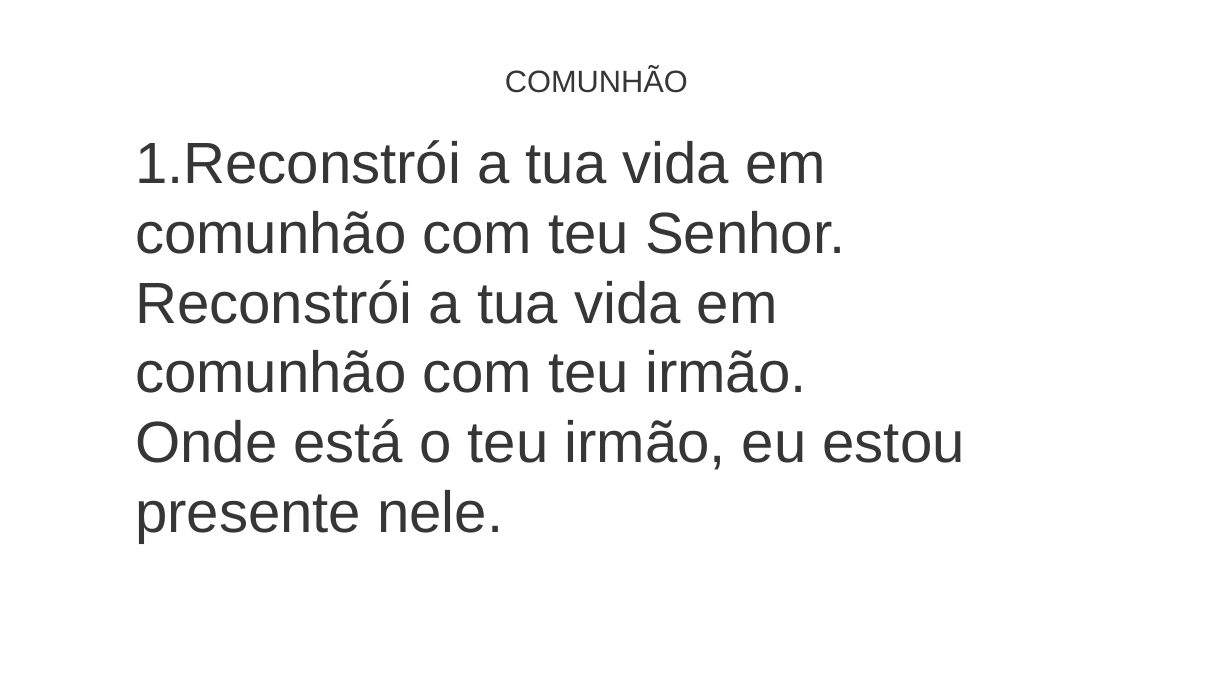
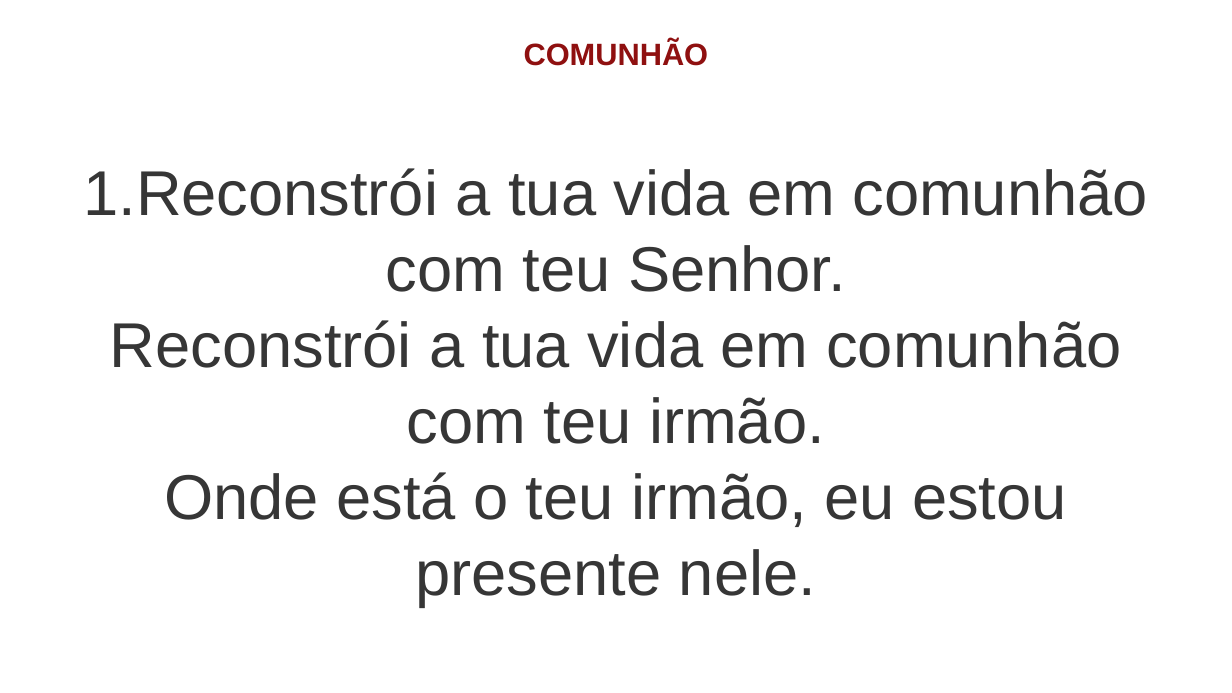
Before and after one commit to Natanielsr/liturgy-s-slideshow-creator, a slide deck: slide 34 of slide-result/slide.pptx. Drawn at 1232x693 pixels with LibreOffice and Linux fonts; fonts in the diff are those of the drawing. Boxes give left, top, right and bottom in pixels: in the first picture for what was removed or moved away, otherwise in the second. Text is boxed around its words. In the diff, an @@ line names an element or a change of style, - is before the commit and + after.

```diff
--- a/slide-result/slide.pptx
+++ b/slide-result/slide.pptx
@@ text "COMUNHÃO" moved from (x1=505, y1=67, x2=688, y2=93) to (x1=524, y1=41, x2=709, y2=66) @@
@@ text "COMUNHÃO" at (x1=524, y1=41, x2=709, y2=66): text colour #363636 to #8F1010, bold on; alignment left to centre @@
@@ text at (x1=83, y1=168, x2=1148, y2=607): text changed; size 34 to 37 pt @@
-1.Reconstrói a tua vida em comunhão com teu Senhor.
-Reconstrói a tua vida em comunhão com teu irmão.
-Onde está o teu irmão, eu estou presente nele.
+1.Reconstrói a tua vida em comunhão com teu Senhor.
+Reconstrói a tua vida em comunhão com teu irmão.
+Onde está o teu irmão, eu estou presente nele.
```
Also in this commit, not shown: 33 other slides changed, 1 other file.
